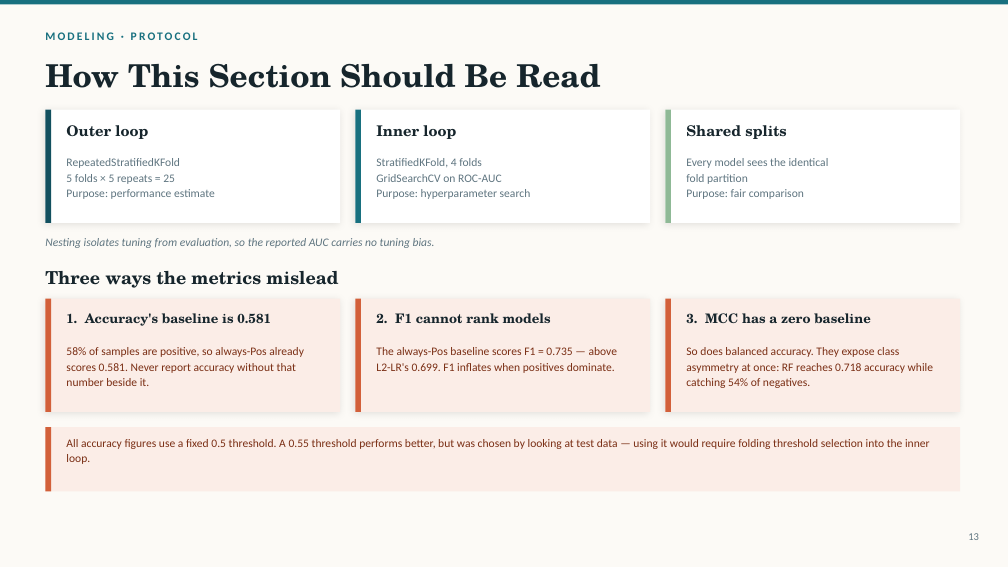
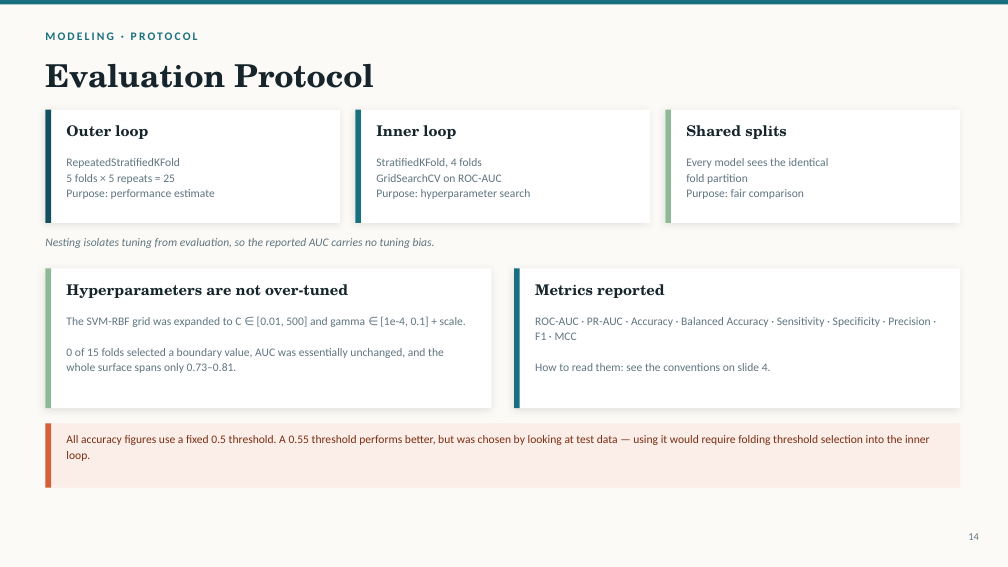
Before and after one commit to pengsihua2023/Christina-machine-learning-project, a slide deck: slide 14 of slides/Influenza_Microbiome_ML_Overview.pptx (slide 13 before the commit). Drawn at 1008x567 pixels with LibreOffice and Linux fonts; fonts in the diff are those of the drawing. Boxes give left, top, right and bottom in pixels: in the first picture for what was removed or moved away, otherwise in the second. Text is boxed around its words. In the diff, an @@ line names an element or a change of style, - is before the commit and + after.

```diff
--- a/slides/Influenza_Microbiome_ML_Overview.pptx
+++ b/slides/Influenza_Microbiome_ML_Overview.pptx
@@ text at (x1=45, y1=64, x2=374, y2=88): text changed @@
-How This Section Should Be Read
+Evaluation Protocol
@@ rectangle resized from (x1=45, y1=299, x2=51, y2=412) to (x1=45, y1=268, x2=51, y2=408) @@
@@ rectangle at (x1=45, y1=268, x2=51, y2=408): fill #D2603A to #8FB996 @@
@@ rectangle added at (x1=45, y1=268, x2=492, y2=408), fill #FFFFFF @@
@@ rectangle resized from (x1=355, y1=299, x2=650, y2=412) to (x1=514, y1=268, x2=520, y2=408) @@
@@ rectangle at (x1=514, y1=268, x2=520, y2=408): fill #FBEDE7 to #18707F; shadow off @@
@@ rectangle added at (x1=514, y1=268, x2=960, y2=408), fill #FFFFFF @@
@@ text removed at (x1=45, y1=271, x2=338, y2=288) @@
-Three ways the metrics mislead
@@ rectangle removed at (x1=45, y1=299, x2=340, y2=412) @@
@@ text added at (x1=66, y1=284, x2=348, y2=298), 14 pt, text #16252C, bold @@
+Hyperparameters are not over-tuned
@@ rectangle removed at (x1=355, y1=299, x2=361, y2=412) @@
@@ text added at (x1=535, y1=284, x2=664, y2=298), 14 pt, text #16252C, bold @@
+Metrics reported
@@ rectangle removed at (x1=665, y1=299, x2=960, y2=412) @@
@@ rectangle removed at (x1=665, y1=299, x2=671, y2=412) @@
@@ text at (x1=66, y1=316, x2=466, y2=373): text changed; size 12.5 to 11 pt; font TeX Gyre Schola to Calibri; text colour #16252C to #5F7580; bold off @@
-1. Accuracy's baseline is 0.581
+The SVM-RBF grid was expanded to C ∈ [0.01, 500] and gamma ∈ [1e-4, 0.1] + scale.
+0 of 15 folds selected a boundary value, AUC was essentially unchanged, and the whole surface spans only 0.73–0.81.
@@ text at (x1=535, y1=317, x2=931, y2=371): text changed; size 12.5 to 11 pt; font TeX Gyre Schola to Calibri; text colour #16252C to #5F7580; bold off @@
-2. F1 cannot rank models
+ROC-AUC · PR-AUC · Accuracy · Balanced Accuracy · Sensitivity · Specificity · Precision · F1 · MCC
+How to read them: see the conventions on slide 4.
@@ text removed at (x1=686, y1=313, x2=871, y2=323) @@
-3. MCC has a zero baseline
@@ text removed at (x1=66, y1=347, x2=304, y2=386) @@
-58% of samples are positive, so always-Pos already scores 0.581. Never report accuracy without that number beside it.
@@ text removed at (x1=376, y1=347, x2=618, y2=373) @@
-The always-Pos baseline scores F1 = 0.735 — above L2-LR's 0.699. F1 inflates when positives dominate.
@@ text removed at (x1=686, y1=347, x2=933, y2=388) @@
-So does balanced accuracy. They expose class asymmetry at once: RF reaches 0.718 accuracy while catching 54% of negatives.
@@ 2 rectangles, 1 text moved together from (x1=45, y1=427, x2=960, y2=492) to (x1=45, y1=423, x2=960, y2=488) @@
@@ text at (x1=968, y1=533, x2=979, y2=540): text changed @@
-13
+14
```
Also in this commit, not shown: 21 other slides changed, 1 slide added, 3 other files.
